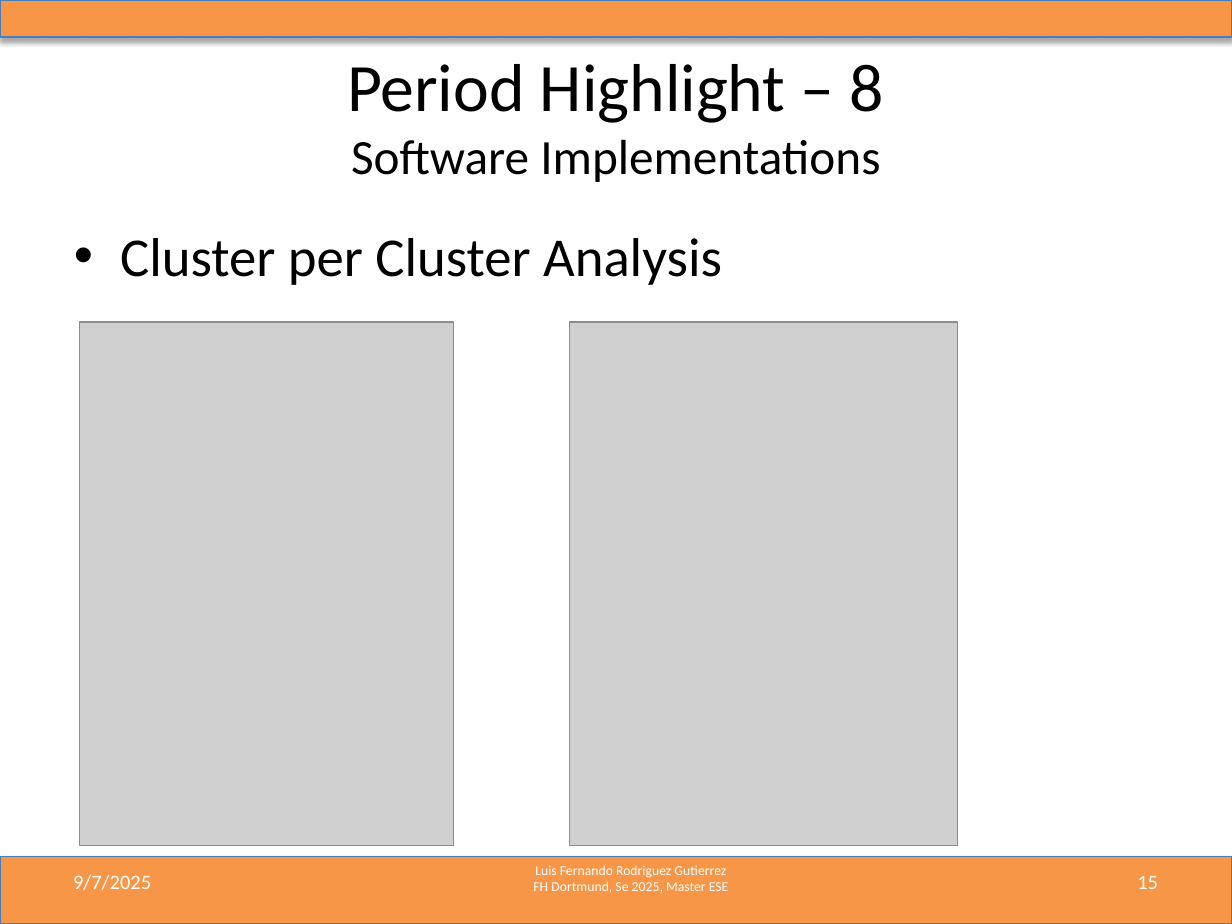
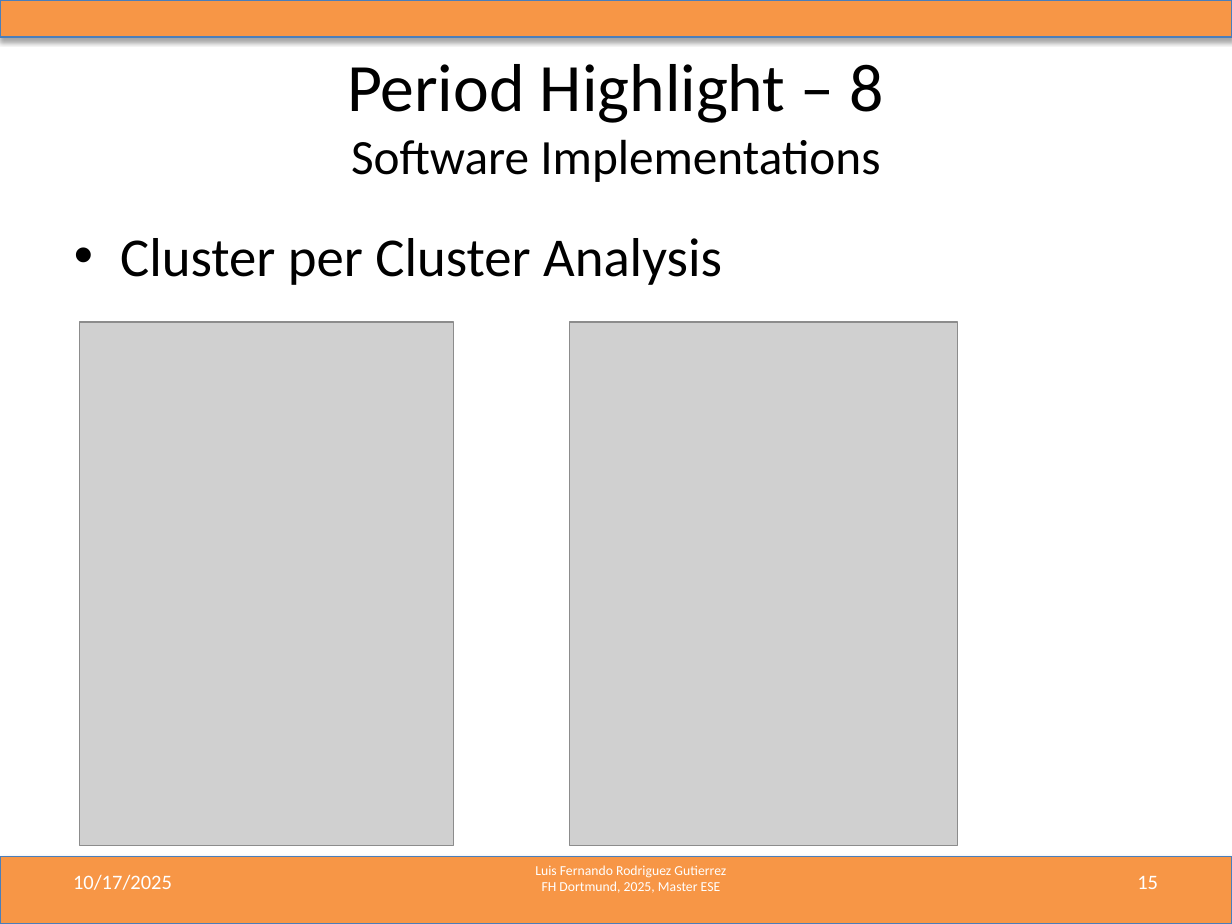
Before and after one commit to LF-RoGu/ResearchProject, a slide deck: slide 15 of 06_PresentationUpdates/Radar_ResearchProject.pptx. Drawn at 1232x924 pixels with LibreOffice and Linux fonts; fonts in the diff are those of the drawing; grey boxes stand for pictures. Boxes give left, top, right and bottom in pixels: in the first picture for what was removed or moved away, otherwise in the second. Text is boxed around its words. In the diff, an @@ line names an element or a change of style, - is before the commit and + after.

```diff
--- a/06_PresentationUpdates/Radar_ResearchProject.pptx
+++ b/06_PresentationUpdates/Radar_ResearchProject.pptx
@@ text at (x1=73, y1=875, x2=172, y2=890): text changed @@
-9/7/2025
+10/17/2025
@@ text at (x1=542, y1=881, x2=721, y2=893): text changed @@
-FH Dortmund, Se 2025, Master ESE
+FH Dortmund, 2025, Master ESE
```
Also in this commit, not shown: 38 other slides changed.
